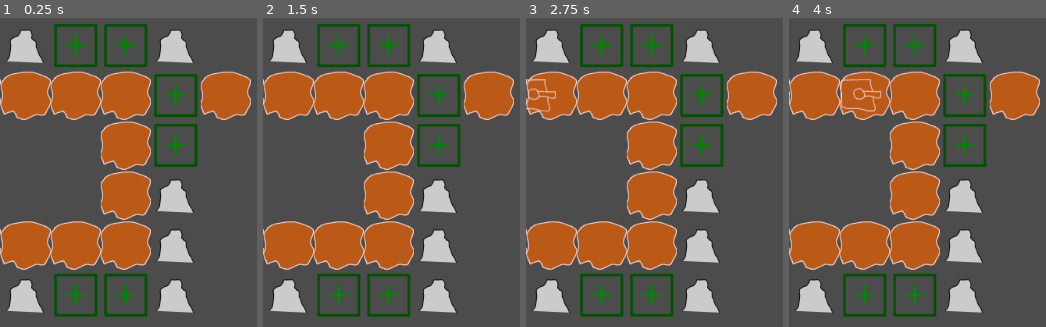
Above: before the commit, frames 1-4 (left to right).
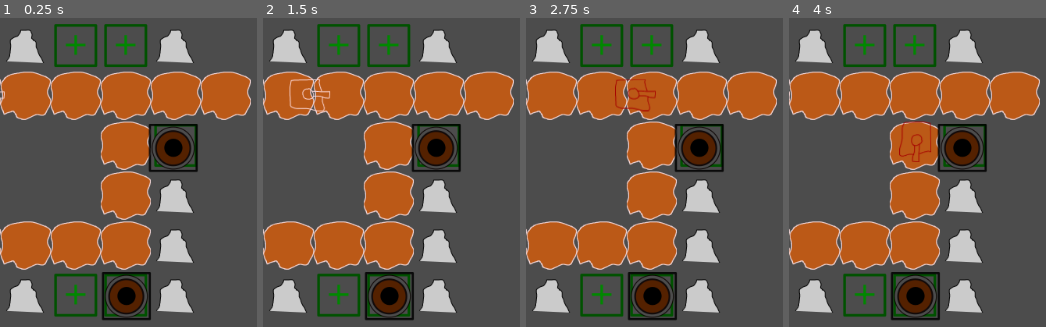
Above: after the commit, the same moments.

Repository: jaysephjw/jays_TD
Game: Godot game, scene res://Scenes/Game.tscn
Same seed, same stepped clock (60 frames per second), same inputs: the game is played once before the commit and once after it.
Inputs (mouse positions are in pixels of both pictures, inside the frame that each line leads up to):
- Up to frame 1 (0.25 s): no input
- Up to frame 2 (1.5 s): tap Enter at 0.5 s; move the mouse to (outside the picture) at 0.52 s; click (outside the picture) at 0.67 s; tap Space at 1.25 s; move the mouse to (502, 228) at 1.27 s; click (502, 228) at 1.42 s
- Up to frame 3 (2.75 s): tap Enter at 2 s; move the mouse to (outside the picture) at 2.02 s; click (outside the picture) at 2.17 s
- Up to frame 4 (4 s): tap Space at 2.75 s; move the mouse to (799, 95) at 2.77 s; click (799, 95) at 2.92 s; move the mouse to (outside the picture) at 3.52 s; click (outside the picture) at 3.67 s

The runs differ from the first frame. In frame 1, 7.0% of the frame differs, in the area x 0-79%, y 17-98%; in frame 2, 7.4%; in frame 3, 7.6%; in frame 4, 7.7%, in the area x 19-79%, y 17-98%.

Commit message:
Add towers - track aggro

Diff:
--- a/Baddie.gd
+++ b/Baddie.gd
@@ -1,10 +1,14 @@
 extends PathFollow2D
+class_name Baddie
 
 const cell_size = 64
 const movement_per_second = 1
 
 var baddie_name = to_string()
 var time_alive = 0
+
+# Counts the number of towers agrro'd onto this baddie
+var tower_aggros = 0
 
 # Called when the node enters the scene tree for the first time.
 func _ready():
--- a/Scenes/Baddie.tscn
+++ b/Scenes/Baddie.tscn
@@ -12,7 +12,7 @@
 loop = false
 script = ExtResource( 1 )
 
-[node name="Area2D" type="Area2D" parent="."]
+[node name="Area2D" type="Area2D" parent="." groups=["baddie_area"]]
 show_behind_parent = true
 
 [node name="Sprite" type="Sprite" parent="Area2D"]
@@ -22,6 +22,7 @@
 texture = ExtResource( 2 )
 
 [node name="CollisionShape2D" type="CollisionShape2D" parent="Area2D"]
+scale = Vector2( 5, 5 )
 shape = SubResource( 3 )
 
 [connection signal="input_event" from="Area2D" to="." method="_on_Area2D_input_event"]
--- a/Scenes/Game.tscn
+++ b/Scenes/Game.tscn
@@ -1,12 +1,13 @@
-[gd_scene load_steps=11 format=2]
+[gd_scene load_steps=12 format=2]
 
-[ext_resource path="res://Scenes/BaddieSpawner.gd" type="Script" id=1]
+[ext_resource path="res://Scripts/BaddieSpawner.gd" type="Script" id=1]
 [ext_resource path="res://Textures/dirt.svg" type="Texture" id=2]
 [ext_resource path="res://Scripts/Game.gd" type="Script" id=3]
 [ext_resource path="res://Textures/foundation.png" type="Texture" id=4]
 [ext_resource path="res://Textures/mountain.png" type="Texture" id=5]
-[ext_resource path="res://Scenes/TileMap.gd" type="Script" id=6]
+[ext_resource path="res://Scripts/TileMap.gd" type="Script" id=6]
 [ext_resource path="res://Textures/tower.png" type="Texture" id=7]
+[ext_resource path="res://Scenes/Tower.tscn" type="PackedScene" id=8]
 
 [sub_resource type="Curve2D" id=2]
 _data = {
@@ -86,7 +87,7 @@
 script = ExtResource( 1 )
 
 [node name="BaddieSpawnerTimer" type="Timer" parent="Path/BaddieSpawner"]
-wait_time = 2.0
+wait_time = 4.0
 
 [node name="TileMap" type="TileMap" parent="."]
 show_behind_parent = true
@@ -98,7 +99,13 @@
 centered_textures = true
 occluder_light_mask = 0
 format = 1
-tile_data = PoolIntArray( 65536, 1, 0, 65537, 2, 0, 65538, 2, 0, 65539, 1, 0, 196607, 0, 0, 131072, 0, 0, 131073, 0, 0, 131074, 0, 0, 131075, 2, 0, 131076, 0, 0, 196610, 0, 0, 196611, …(161 unchanged characters)…
+tile_data = PoolIntArray( 65536, 1, 0, 65537, 2, 0, 65538, 2, 0, 65539, 1, 0, 196607, 0, 0, 131072, 0, 0, 131073, 0, 0, 131074, 0, 0, 131075, 0, 0, 131076, 0, 0, 196610, 0, 0, 196611, …(161 unchanged characters)…
 script = ExtResource( 6 )
 
+[node name="Tower" parent="." instance=ExtResource( 8 )]
+position = Vector2( 163, 415 )
+
+[node name="Tower2" parent="." instance=ExtResource( 8 )]
+position = Vector2( 223, 225 )
+
 [connection signal="timeout" from="Path/BaddieSpawner/BaddieSpawnerTimer" to="Path/BaddieSpawner" method="_on_BaddieSpawnerTimer_timeout"]
--- /dev/null
+++ b/Scenes/Tower.tscn
@@ -0,0 +1,29 @@
+[gd_scene load_steps=4 format=2]
+
+[ext_resource path="res://Textures/tower.png" type="Texture" id=2]
+[ext_resource path="res://Scripts/Tower.gd" type="Script" id=3]
+
+[sub_resource type="CircleShape2D" id=1]
+radius = 10.1414
+
+[node name="Tower" type="Area2D"]
+script = ExtResource( 3 )
+
+[node name="CollisionShape2D" type="CollisionShape2D" parent="."]
+
+[node name="Aggro" type="Area2D" parent="."]
+scale = Vector2( 3, 3 )
+
+[node name="CollisionShape2D" type="CollisionShape2D" parent="Aggro"]
+scale = Vector2( 3, 3 )
+shape = SubResource( 1 )
+
+[node name="ShotTimer" type="Timer" parent="Aggro"]
+
+[node name="Sprite" type="Sprite" parent="."]
+position = Vector2( -1, 2 )
+z_index = 3
+texture = ExtResource( 2 )
+
+[connection signal="area_entered" from="Aggro" to="." method="_on_Aggro_area_entered"]
+[connection signal="area_exited" from="Aggro" to="." method="_on_Aggro_area_exited"]
--- a/Scenes/BaddieSpawner.gd
+++ b/Scripts/BaddieSpawner.gd
@@ -9,14 +9,14 @@
 var _baddie_scene = load('res://Scenes/Baddie.tscn')
 
 func _ready():
-	print('Spawner ready')
+	print('Spawner _ready')
 	$BaddieSpawnerTimer.start()
 
 func _on_BaddieSpawnerTimer_timeout():
-	print('On Wave!')
-	_spawn_baddie()
+	print('On Wave')
+	spawn_baddie()
 
-func _spawn_baddie():
+func spawn_baddie():
 	var baddie = _baddie_scene.instance()
 	baddie_count += 1
 	baddie.baddie_name = "Baddie_" + str(baddie_count)
--- a/Scripts/Game.gd
+++ b/Scripts/Game.gd
@@ -3,3 +3,4 @@
 # Called when the node enters the scene tree for the first time.
 func _ready():
 	print('Game On - we ready fam')
+	$Path/BaddieSpawner.spawn_baddie() # Get er started
--- a/Scenes/TileMap.gd
+++ b/Scripts/TileMap.gd
@@ -23,5 +23,8 @@
 		var tile_id = get_cellv(pos)
 		var tile_name = tile_set.tile_get_name(tile_id)
 		print("Clicked tile " + tile_name + " at " + str(pos))
-		if 'foundation' in tile_name:
-			set_cellv(pos, 3)
+
+
+
+		#if 'foundation' in tile_name:
+		#	set_cellv(pos, 3)
--- /dev/null
+++ b/Scripts/Tower.gd
@@ -0,0 +1,45 @@
+extends Area2D
+
+
+# Called when the node enters the scene tree for the first time.
+func _ready():
+	pass # Replace with function body.
+
+
+# -------------------------------------------------
+# -- Placement ------------------------------------
+
+
+
+# -------------------------------------------------
+# -- Aggro ----------------------------------------
+
+var baddies = []
+
+var reset_color = Color(1,1,1) # white
+var aggro_color = Color(.65,0,0) # darkish red
+
+func _on_Aggro_area_entered(area):
+	# print('Tower ' + to_string() + ' ENTER aggro ' + str(area))
+	if area.is_in_group("baddie_area"):
+		_add_aggro(area.get_parent())
+
+func _on_Aggro_area_exited(area):
+	# print('Tower ' + to_string() + ' EXIT aggro ' + str(area))
+	if area.is_in_group("baddie_area"):
+		_drop_aggro(area.get_parent())
+
+func _add_aggro(baddie: Baddie):
+	baddie.tower_aggros += 1
+	if baddie.tower_aggros == 1:
+		baddie.modulate = aggro_color
+	baddies.append(baddie)
+
+func _drop_aggro(baddie: Baddie):
+	baddie.tower_aggros -= 1
+	if baddie.tower_aggros == 0:
+		baddie.modulate = reset_color
+	baddies.erase(baddie)
+
+# -------------------------------------------------
+# -------------------------------------------------
--- /dev/null
+++ b/Scripts/TowerTargeting.gd
@@ -0,0 +1,26 @@
+extends Node
+
+
+var baddies = []
+
+# Called when the node enters the scene tree for the first time.
+func _ready():
+	print($Aggro.global_position)
+	pass # Replace with function body.
+
+
+# Called every frame. 'delta' is the elapsed time since the previous frame.
+#func _process(delta):
+#	pass
+
+
+func _on_Aggro_area_entered(area):
+	print('An area entered tower aggro ' + str(area))
+	if area.is_in_group("baddie_area"):
+		baddies.append(area.get_parent())
+
+
+func _on_Aggro_area_exited(area):
+	print('An area exited tower aggro ' + str(area))
+	if area.is_in_group("baddie_area"):
+		baddies.erase(area.get_parent())
--- a/project.godot
+++ b/project.godot
@@ -7,6 +7,16 @@
 ;   param=value ; assign values to parameters
 
 config_version=4
+
+_global_script_classes=[ {
+"base": "PathFollow2D",
+"class": "Baddie",
+"language": "GDScript",
+"path": "res://Baddie.gd"
+} ]
+_global_script_class_icons={
+"Baddie": ""
+}
 
 [application]
 
